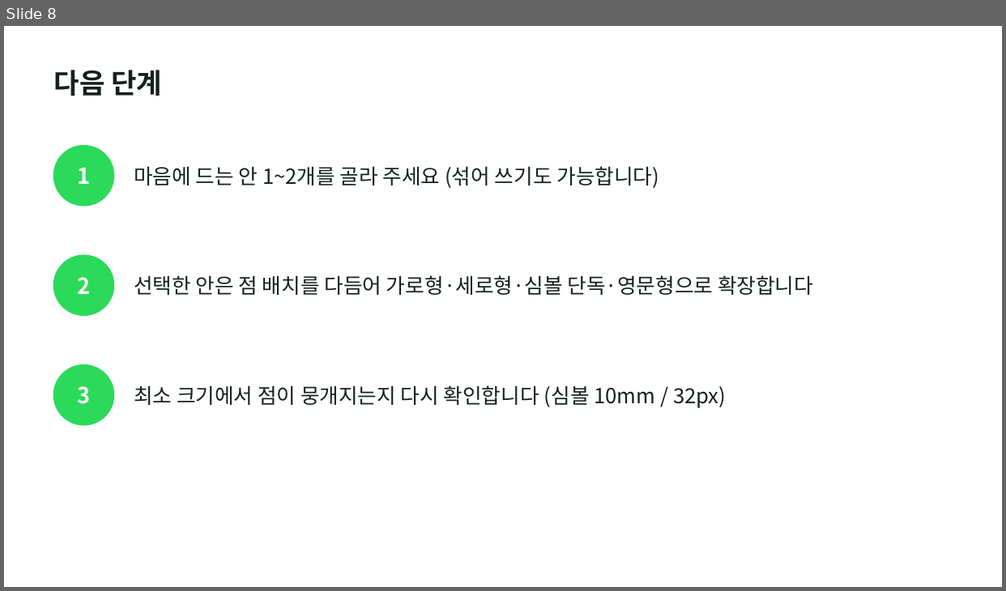
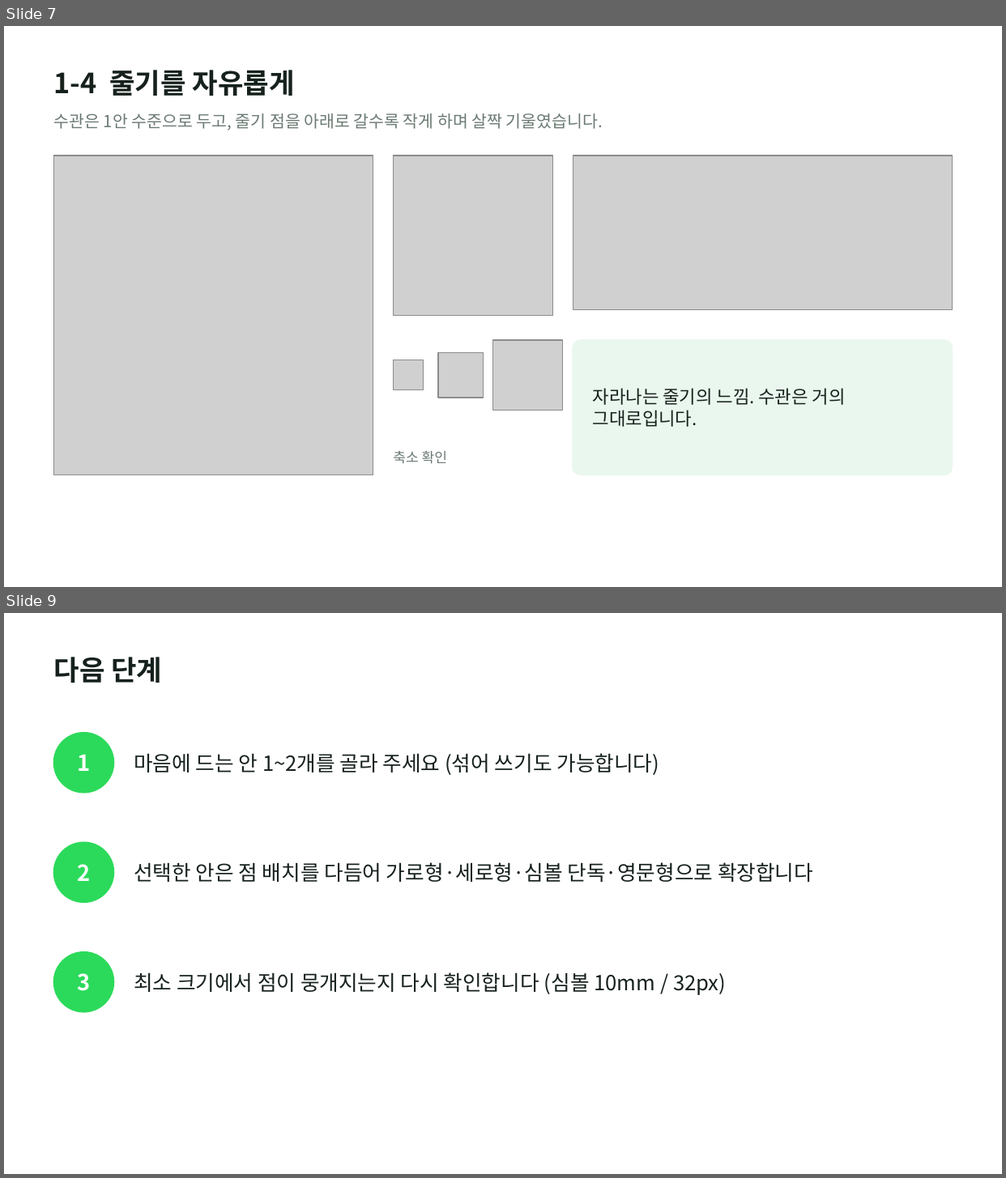
Before and after one commit to otterlee0208/otterlee, a slide deck: bi/zambia-variations-v3/plant-zambia-bi-variations-v3.pptx. Shown one above the other, each under a label of ours: slide 8 before the commit, slides 7 and 9 after it; the slides between them are not shown. The pictures are 1006x591 and 1006x1178 pixels, drawn with LibreOffice and Linux fonts; fonts in the diff are those of the drawing; grey boxes stand for pictures. Boxes give left, top, right and bottom in pixels: in the first picture for what was removed or moved away, otherwise in the second. Text is boxed around its words. In the diff, an @@ line names an element or a change of style, - is before the commit and + after.

```diff
--- a/bi/zambia-variations-v3/plant-zambia-bi-variations-v3.pptx
+++ b/bi/zambia-variations-v3/plant-zambia-bi-variations-v3.pptx
@@ slide 7 added at [4,26,1002,587], background #FFFFFF @@
@@ text added at [54,70,295,96], 20 pt, text #16211C, bold @@
+1-4 줄기를 자유롭게
@@ text added at [54,113,603,130], 12 pt, text #6B7A72 @@
+수관은 1안 수준으로 두고, 줄기 점을 아래로 갈수록 작게 하며 살짝 기울였습니다.
@@ picture added at [54,156,373,475] @@
@@ picture added at [393,156,553,315] @@
@@ picture added at [573,156,952,310] @@
@@ picture added at [493,340,563,410] @@
@@ rounded rectangle added at [573,340,952,475], fill #EAF7EE, outline #EAF7EE 1 pt @@
@@ picture added at [393,361,423,390] @@
@@ picture added at [438,352,483,397] @@
@@ text added at [593,388,846,427], 13 pt, text #16211C @@
+자라나는 줄기의 느낌. 수관은 거의 그대로입니다.
@@ text added at [393,451,447,464], 10 pt, text #6B7A72 @@
+축소 확인
@@ what was slide 8 is now slide 9 @@
```
Also in this commit, not shown: 7 slides changed, 49 other files.
